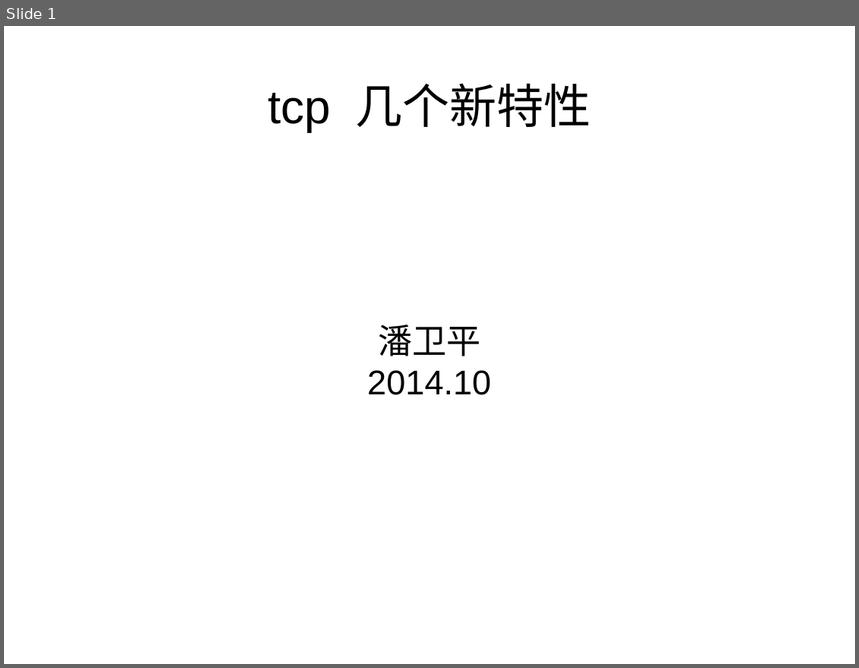
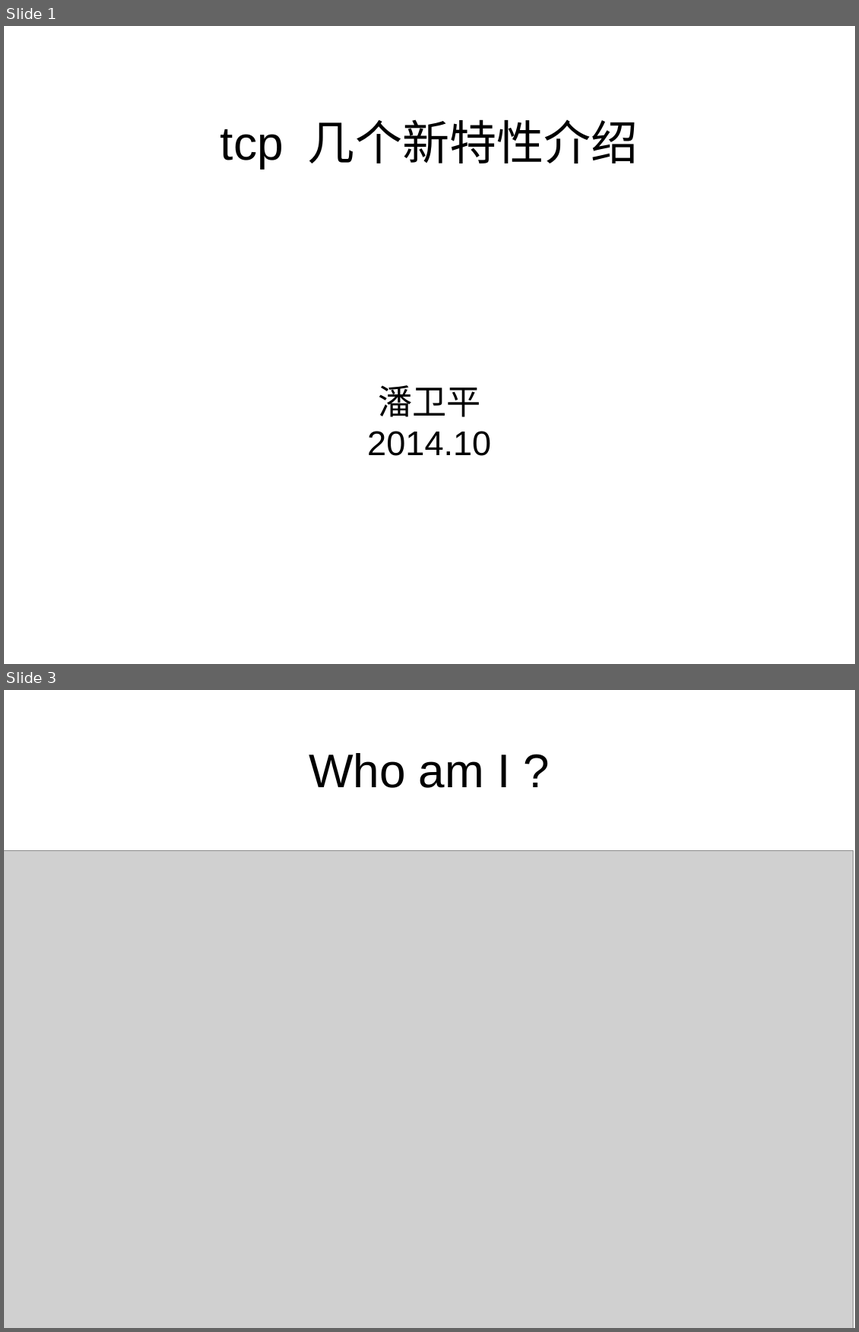
Before and after one commit to panweiping3/programming, a slide deck: tcp/my_doc/tcp_new_features.odp. Shown one above the other, each under a label of ours: slide 1 before the commit, slides 1 and 3 after it; the slides between them are not shown. The pictures are 859x668 and 859x1332 pixels, drawn with LibreOffice and Linux fonts; fonts in the diff are those of the drawing; grey boxes stand for pictures. Boxes give left, top, right and bottom in pixels: in the first picture for what was removed or moved away, otherwise in the second. Text is boxed around its words. In the diff, an @@ line names an element or a change of style, - is before the commit and + after.

```diff
--- a/tcp/my_doc/tcp_new_features.odp
+++ b/tcp/my_doc/tcp_new_features.odp
@@ slide 3 added at <box>4,690,855,1328</box>, background #FFFFFF @@
@@ title added at <box>309,753,510,788</box>, 44 pt, text #000000 @@
+Who am I ?
@@ picture added at <box>4,850,854,1328</box> @@
@@ slide 1 changed as well @@
@@ title at <box>221,119,639,168</box>: text changed @@
-tcp 几个新特性
+tcp 几个新特性介绍
@@ subtitle "潘卫平": place and size @@
-subtitle "潘卫平" at <box>367,325,491,395</box>
+subtitle "潘卫平" at <box>367,385,491,456</box>
```
Also in this commit, not shown: 3 other slides changed, 11 other slides added, 2 other files.
